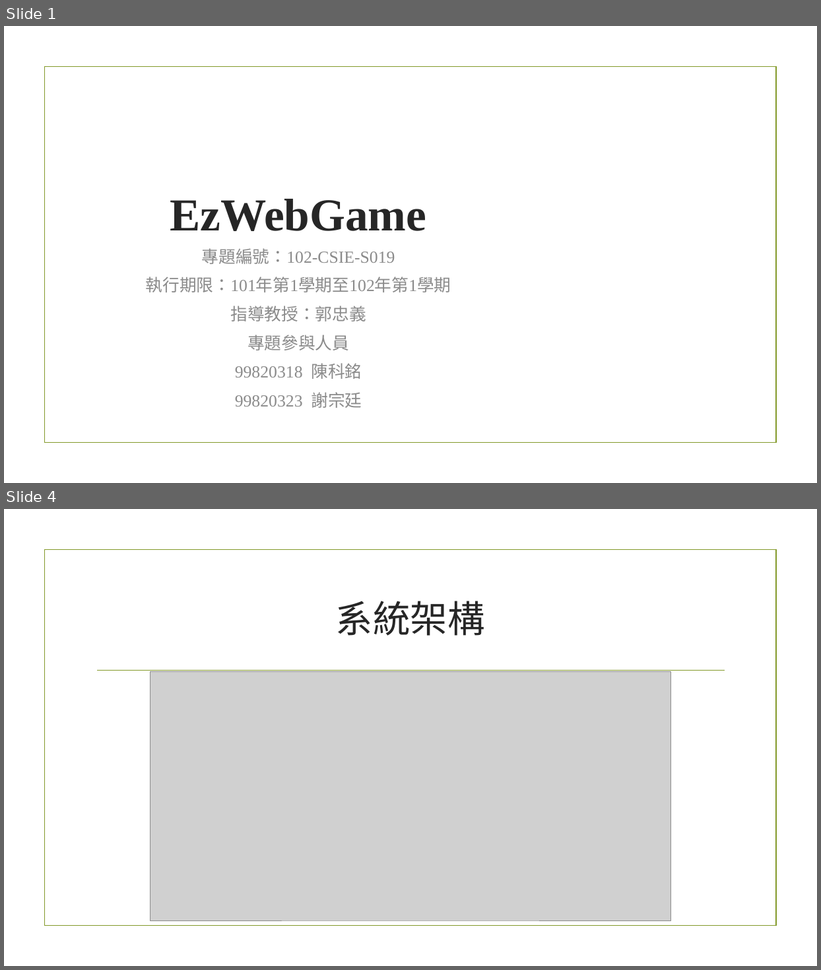
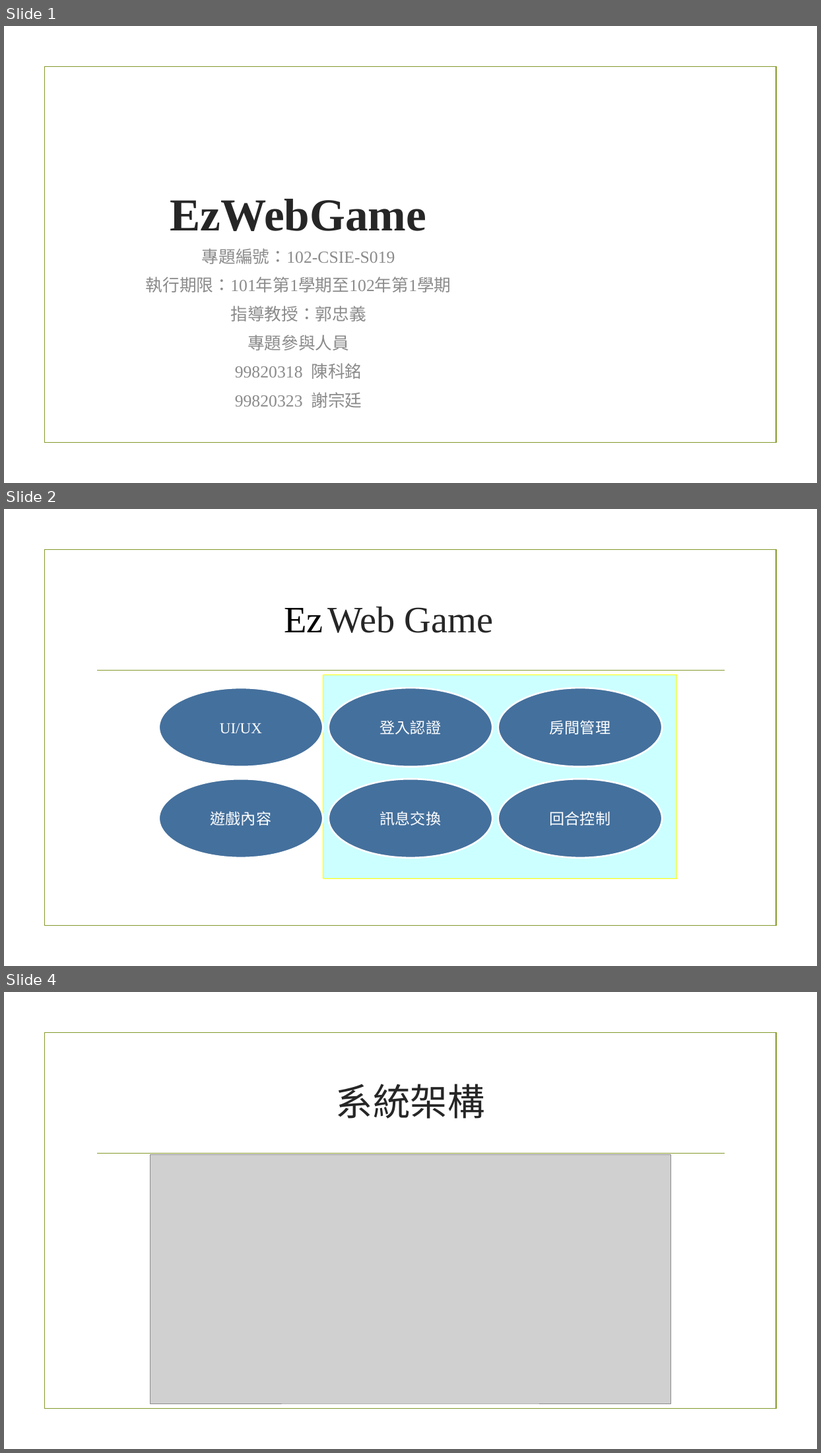
Before and after one commit to KemingChen/EzWebGame, a slide deck: documents/102-CSIE-S019_PPT_EzWebGame.pptx. Shown one above the other, each under a label of ours: slides 1 and 4 before the commit, slides 1, 2 and 4 after it; the slides between them are not shown. The pictures are 821x970 and 821x1453 pixels, drawn with LibreOffice and Linux fonts; fonts in the diff are those of the drawing; grey boxes stand for pictures; background and template pictures are left out. Boxes give left, top, right and bottom in pixels: in the first picture for what was removed or moved away, otherwise in the second. Text is boxed around its words. In the diff, an @@ line names an element or a change of style, - is before the commit and + after.

```diff
--- a/documents/102-CSIE-S019_PPT_EzWebGame.pptx
+++ b/documents/102-CSIE-S019_PPT_EzWebGame.pptx
@@ slide 2 added at (4, 509, 817, 966), background picture (left out); not listed: 2 template elements that a slide beside it also shows @@
@@ title added at (327, 607, 494, 633), 44 pt, text #262626 @@
+Web Game
@@ text added at (284, 608, 323, 632), 44 pt, text #000000 @@
+Ez
@@ rectangle added at (323, 675, 677, 879), fill #CCFFFF, outline #FFFF00 0.75 pt @@
@@ ellipse added at (159, 688, 323, 767), fill #44709D, outline #FFFFFF 2 pt, 18 pt, text #FFFFFF @@
+UI/UX
@@ ellipse added at (329, 688, 492, 767), fill #44709D, outline #FFFFFF 2 pt, 18 pt, text #FFFFFF @@
+登入認證
@@ ellipse added at (498, 688, 662, 767), fill #44709D, outline #FFFFFF 2 pt, 18 pt, text #FFFFFF @@
+房間管理
@@ ellipse added at (159, 779, 323, 859), fill #44709D, outline #FFFFFF 2 pt, 18 pt, text #FFFFFF @@
+遊戲內容
@@ ellipse added at (329, 779, 492, 859), fill #44709D, outline #FFFFFF 2 pt, 18 pt, text #FFFFFF @@
+訊息交換
@@ ellipse added at (498, 779, 662, 859), fill #44709D, outline #FFFFFF 2 pt, 18 pt, text #FFFFFF @@
+回合控制
```
Also in this commit, not shown: 4 other slides added, 3 slides removed, 1 other file.
